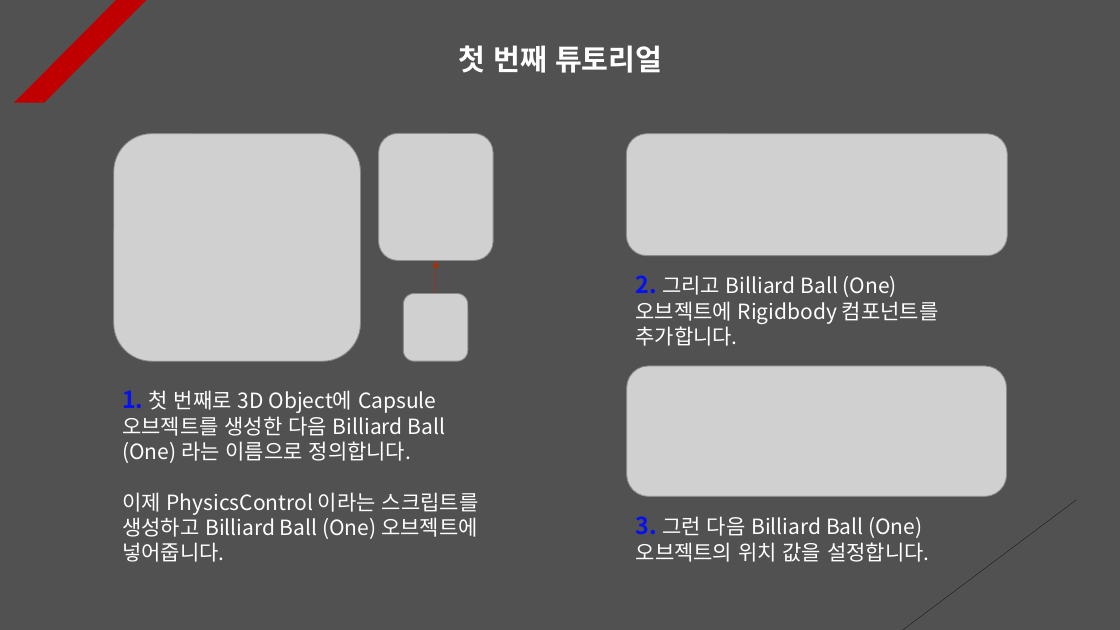
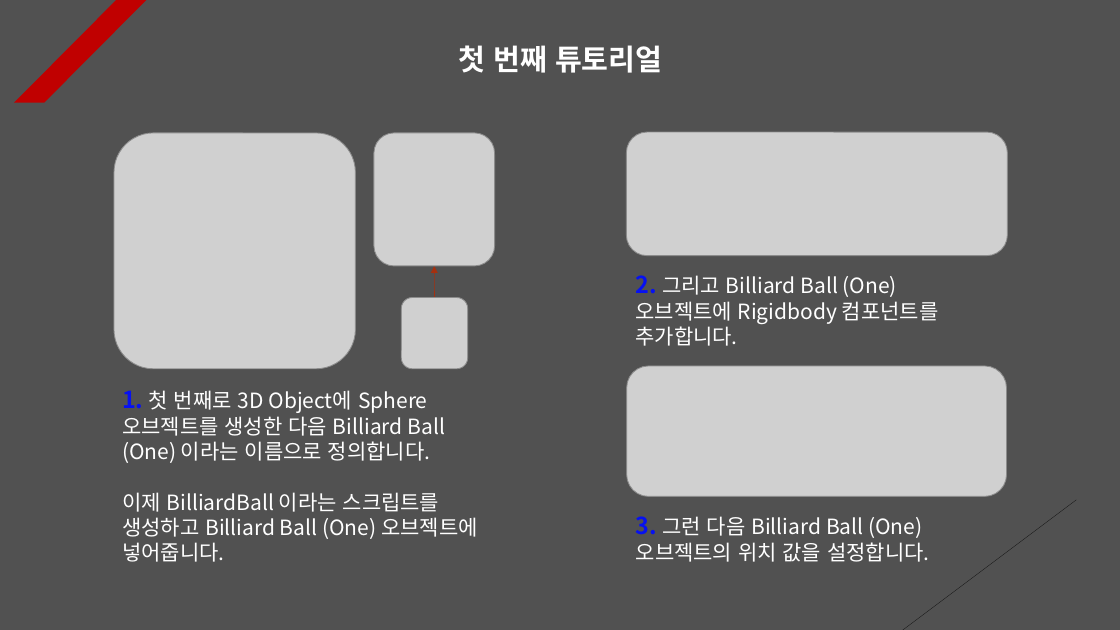
Before and after one commit to Unity2033/3D-UnityEngine, a slide deck: slide 1 of Assets/Physics/PPT Data/Physics Example.pptx. Drawn at 1120x630 pixels with LibreOffice and Linux fonts; fonts in the diff are those of the drawing; grey boxes stand for pictures. Boxes give left, top, right and bottom in pixels: in the first picture for what was removed or moved away, otherwise in the second. Text is boxed around its words. In the diff, an @@ line names an element or a change of style, - is before the commit and + after.

Commit message:
Physics Tutorial Renewal
- Implemented to randomly set the
  interpolation method of the rigid
  body when the collision with the
  game object is over

- Implementation of Billiard Ball
  object to physically move

- Implementation of setting the
  rigid body to sleep mode when a
  specific tag is selected using
  raycast

- Delete resource data

- Physical PPT data update

```diff
--- a/Assets/Physics/PPT Data/Physics Example.pptx
+++ b/Assets/Physics/PPT Data/Physics Example.pptx
@@ picture: place and size @@
-picture at <box>113,134,360,361</box>
+picture at <box>114,133,355,369</box>
@@ picture: place and size @@
-picture at <box>379,134,493,260</box>
+picture at <box>374,133,495,266</box>
@@ arrow moved from (435, 294) - (436, 260) to (434, 297) - (434, 266) @@
@@ picture: place and size @@
-picture at <box>403,293,468,361</box>
+picture at <box>402,297,468,369</box>
@@ text at <box>122,390,478,562</box>: text changed @@
-1. 첫 번째로 3D Object에 Capsule 오브젝트를 생성한 다음 Billiard Ball (One) 라는 이름으로 정의합니다.
-이제 PhysicsControl 이라는 스크립트를 생성하고 Billiard Ball (One) 오브젝트에 넣어줍니다.
+1. 첫 번째로 3D Object에 Sphere 오브젝트를 생성한 다음 Billiard Ball (One) 이라는 이름으로 정의합니다.
+이제 BilliardBall 이라는 스크립트를 생성하고 Billiard Ball (One) 오브젝트에 넣어줍니다.
```
Also in this commit, not shown: 12 other slides changed, 3 slides added, 1 slide removed, 14 other files.
